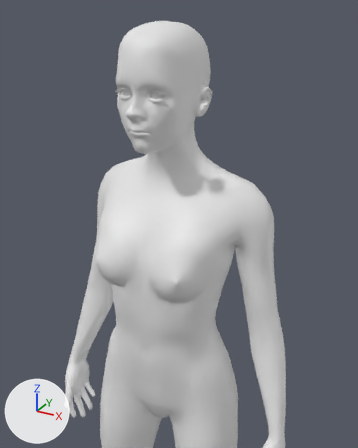
The COLLADA model Character Models/Main Characters/Elizabeth_Assassin/Elizabeth_Base.dae: old version first, new version second.
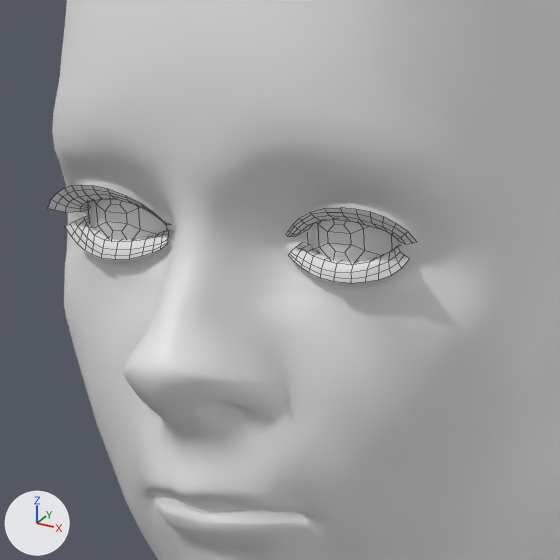
Old and new are each drawn from a camera (50 mm lens) standing at (0.443, -0.731, 1.579) and looking at (0.096, -0.1, 1.264) and again close up on the part from 30% to 52% of the width and 14% to 31% of the height. Lighting does not change. The marker at lower left points along +X, +Y and +Z. The close-ups show mesh edges as thin lines. Where no turn or scale is listed for an object, it has been applied to the vertices.

Names of what the first close-up shows: 'elizabeth_base-base', 'elizabeth_base-eyelashes01', 'elizabeth_base-low_poly'.
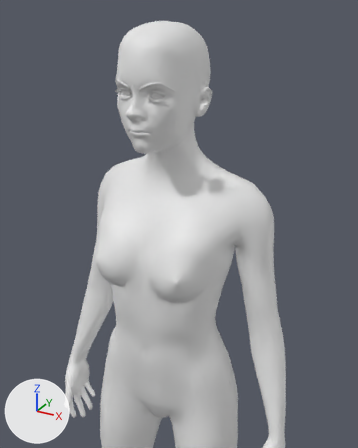
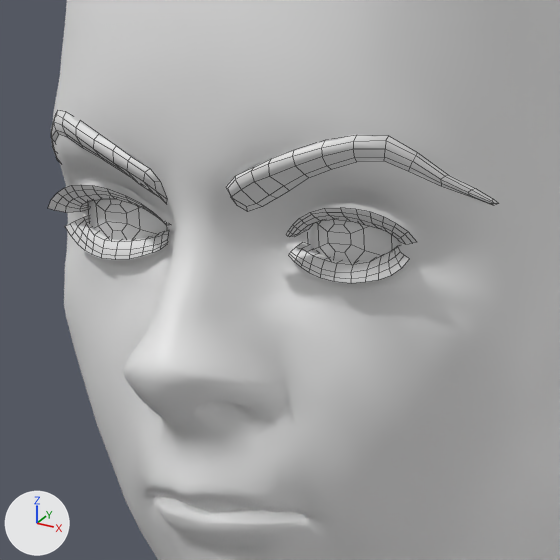
Diff of the bpy script that builds the scene:
```diff
--- a/Character Models/Main Characters/Elizabeth_Assassin/Elizabeth_Base.dae.py
+++ b/Character Models/Main Characters/Elizabeth_Assassin/Elizabeth_Base.dae.py
@@ me_elizabeth_base_eyebrow002 @@
+me_elizabeth_base_eyebrow002.from_pydata(...)  # 124 vertices, 96 faces; spans x -0.0559..0.0559, y -0.0697..-0.0357, z 1.4562..1.4736
@@ ob_elizabeth_base_eyebrow002 @@
+ob_elizabeth_base_eyebrow002 = bpy.data.objects.new('elizabeth_base-eyebrow002', me_elizabeth_base_eyebrow002)
+ob_elizabeth_base_eyebrow002.location = (0.0, 0.0, 0.0)
```

Location of each change, [x1, y1, x2, y2] in pixels of the close-ups (560 x 560 px):
'elizabeth_base-eyebrow002', added
    after: [51, 110, 497, 212]
